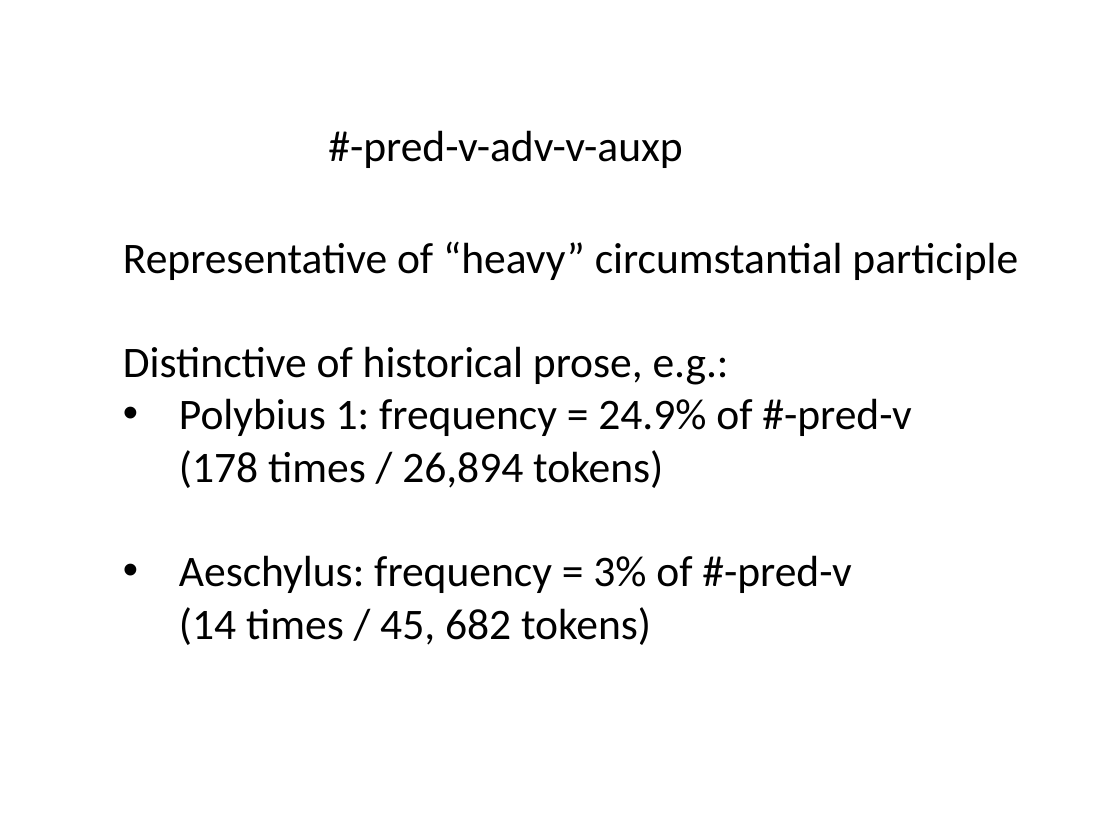
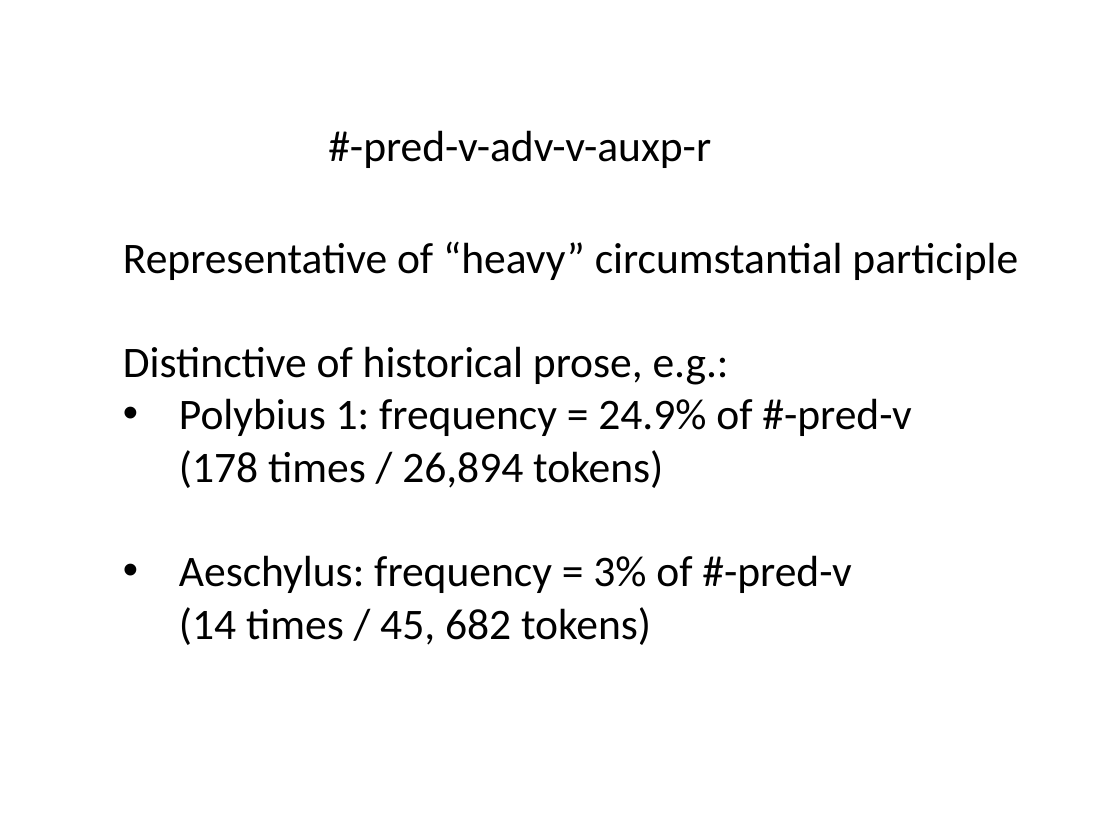
Before and after one commit to rgorman/author_attribution, a slide deck: slide 44 of SBL_talk/sbl_presentation.pptx (slide 43 before the commit). Drawn at 1120x840 pixels with LibreOffice and Linux fonts; fonts in the diff are those of the drawing. Boxes give left, top, right and bottom in pixels: in the first picture for what was removed or moved away, otherwise in the second. Text is boxed around its words. In the diff, an @@ line names an element or a change of style, - is before the commit and + after.

Commit message:
Add slides to SBL presentation.

```diff
--- a/SBL_talk/sbl_presentation.pptx
+++ b/SBL_talk/sbl_presentation.pptx
@@ text at box(328, 130, 711, 168): text changed @@
-#-pred-v-adv-v-auxp
+#-pred-v-adv-v-auxp-r
```
Also in this commit, not shown: 1 other slide changed, 8 slides added, 1 slide removed.
